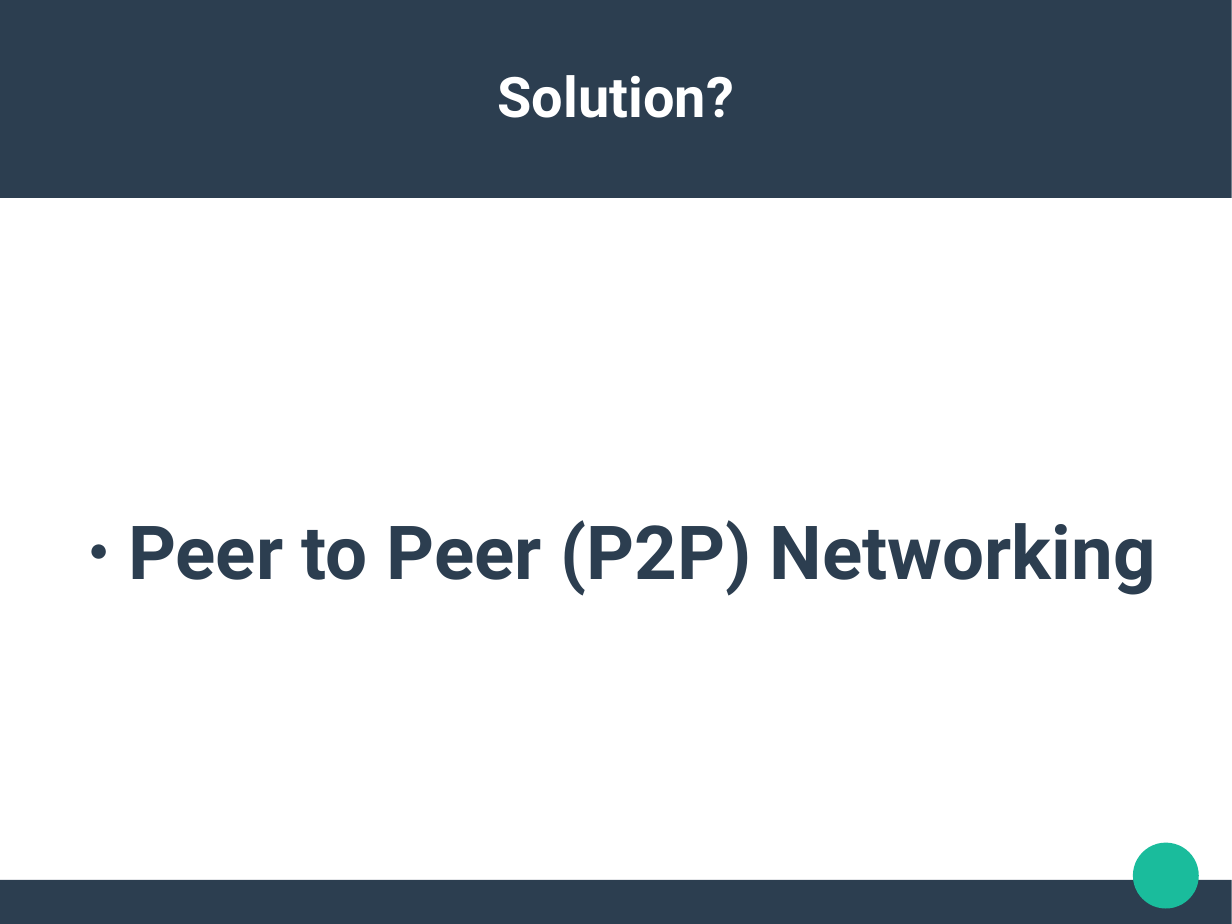
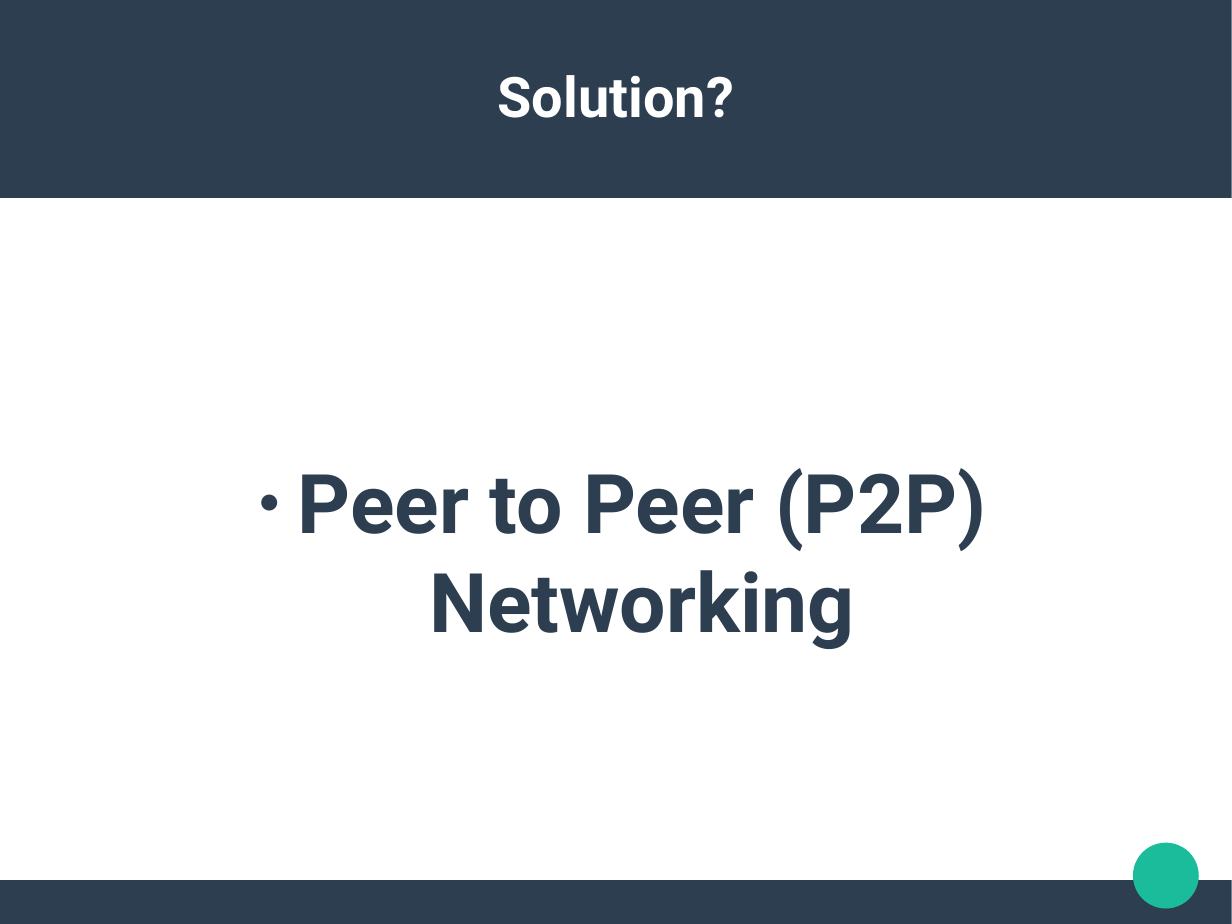
Before and after one commit to ishanjoshi02/TeSeminar, a slide deck: slide 4 of Presentation/Neeraj/Presentation.pptx. Drawn at 1232x924 pixels with LibreOffice and Linux fonts; fonts in the diff are those of the drawing. Boxes give left, top, right and bottom in pixels: in the first picture for what was removed or moved away, otherwise in the second. Text is boxed around its words. In the diff, an @@ line names an element or a change of style, - is before the commit and + after.

```diff
--- a/Presentation/Neeraj/Presentation.pptx
+++ b/Presentation/Neeraj/Presentation.pptx
@@ text "Peer to Peer (P2P) Networking" at [298, 468, 986, 649]: size 48 to 53 pt @@
```
Also in this commit, not shown: 1 other slide changed, 7 slides added, 2 slides removed, 8 other files.
